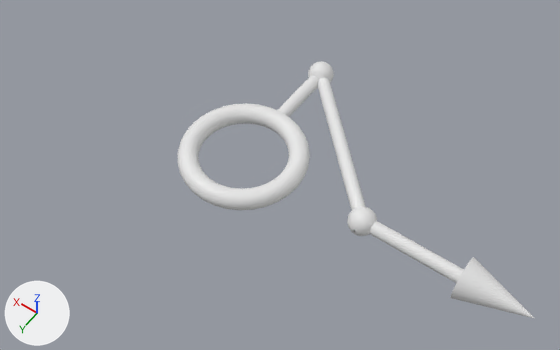
A saved change to the OBJ model Assets/Modules/Azure/Assets/Arrows/Arrow-056.obj.
Before and after are seen from a camera (50 mm lens) standing at (-2.28, 2.74, 4.31) and looking at (-0.22, -0.14, -0.21). The axes (+X, +Y, +Z) are drawn at lower left. The lights are the same throughout. Where no turn or scale is listed for an object, it has been applied to the vertices. Vertices at the same position are counted once.

Script lines for the objects in view, before the commit:
```python
me_arrow_056 = bpy.data.meshes.new('Arrow-056')
me_arrow_056.from_pydata(...)  # 3283 vertices, 3143 faces; spans x -2.25..0.47, y -1.1..0.47, z -0.15..0.15
ob_arrow_056 = bpy.data.objects.new('Arrow-056', me_arrow_056)
ob_arrow_056.location = (0.0, 0.0, 0.0)
```
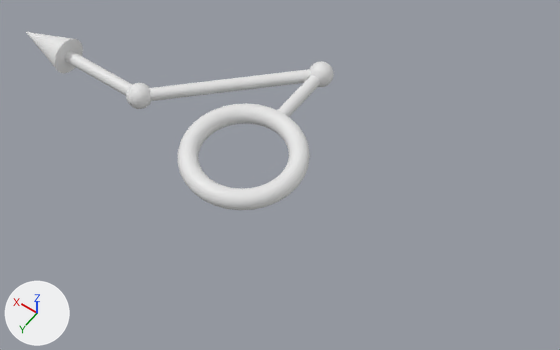
Location of each change, [x1, y1, x2, y2] in pixels of the pictures (560 x 350 px; the box of a moved part takes in the faces that stretch with it):
'Arrow-056', reshaped (13% narrower, 31% shorter): before [178, 61, 534, 318]; after [26, 32, 334, 210]
part 1 of me_arrow_056, moved or reshaped: before [369, 221, 464, 283]; after [64, 51, 132, 96]
part 2 of me_arrow_056, moved or reshaped: before [451, 257, 534, 318]; after [26, 32, 83, 74]
part 3 of me_arrow_056, added: after [126, 83, 151, 109]
part 4 of me_arrow_056, deleted: before [347, 206, 377, 236]
part 5 of me_arrow_056, moved or reshaped: before [318, 77, 366, 210]; after [150, 69, 311, 101]

What the commit changed:
me_arrow_056 is used by ob_arrow_056; location (0.0, 0.0, 0.0).
me_arrow_056 had 3283 vertices, 3143 faces and spanned x -2.25..0.47, y -1.1..0.47, z -0.15..0.15.
me_arrow_056 now has 3282 vertices, 3143 faces and spans x -0.47..2.25, y -1.1..0.47, z -0.15..0.15.
me_arrow_056 part 1: the loose piece of 64 vertices spanning x -2.0..-1.0, y -0.05..0.05, z -0.05..0.05 is turned -180 degrees about the y axis through the mesh origin.
me_arrow_056 part 2: the loose piece of 33 vertices spanning x -2.25..-1.75, y -0.15..0.15, z -0.15..0.15 is turned -180 degrees about the y axis through the mesh origin.
me_arrow_056 part 3: a new loose piece of 1009 vertices spanning x 0.9..1.1, y -0.1..0.1, z -0.1..0.1.
me_arrow_056 part 4: the loose piece of 1010 vertices spanning x -1.1..-0.9, y -0.1..0.1, z -0.1..0.1 is deleted.
Part 5, on me_arrow_056:
62 vertices are removed from x -1.04..0.04, y -1.04..0.04, z -0.05..0.05.
106 faces are deleted.
4 vertices move within x -0.02..0.02, y -1.1..-0.9, z 0.0.
34 vertices are added at x -0.04..1.02, y -1.04..0.03, z -0.05..0.05.
28 new vertices lie (1.0, 1.0, 0.0) away from vertices in x -0.04..0.04, y -1.04..-0.96, z -0.05..0.05.
106 new faces join them.
